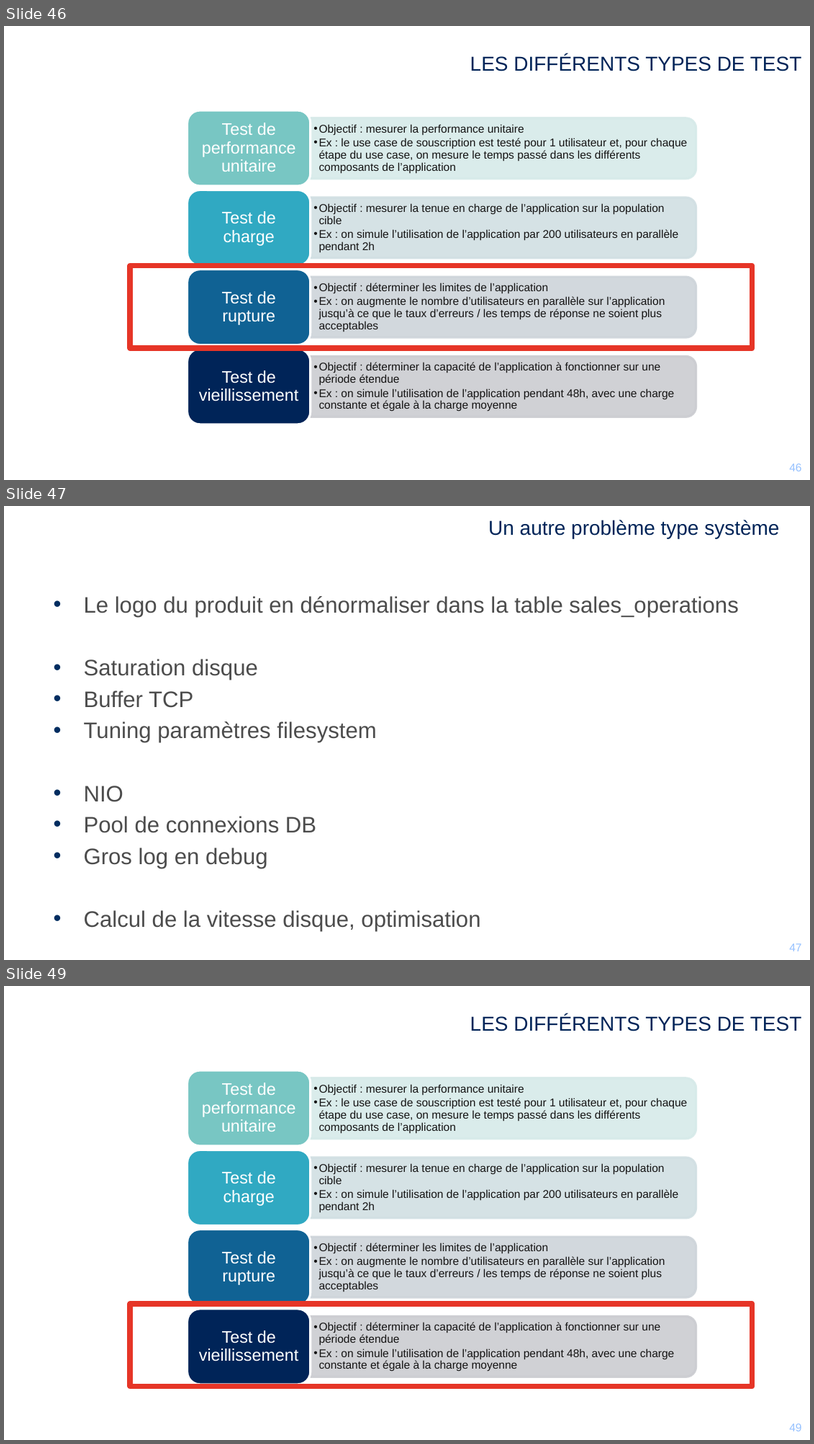
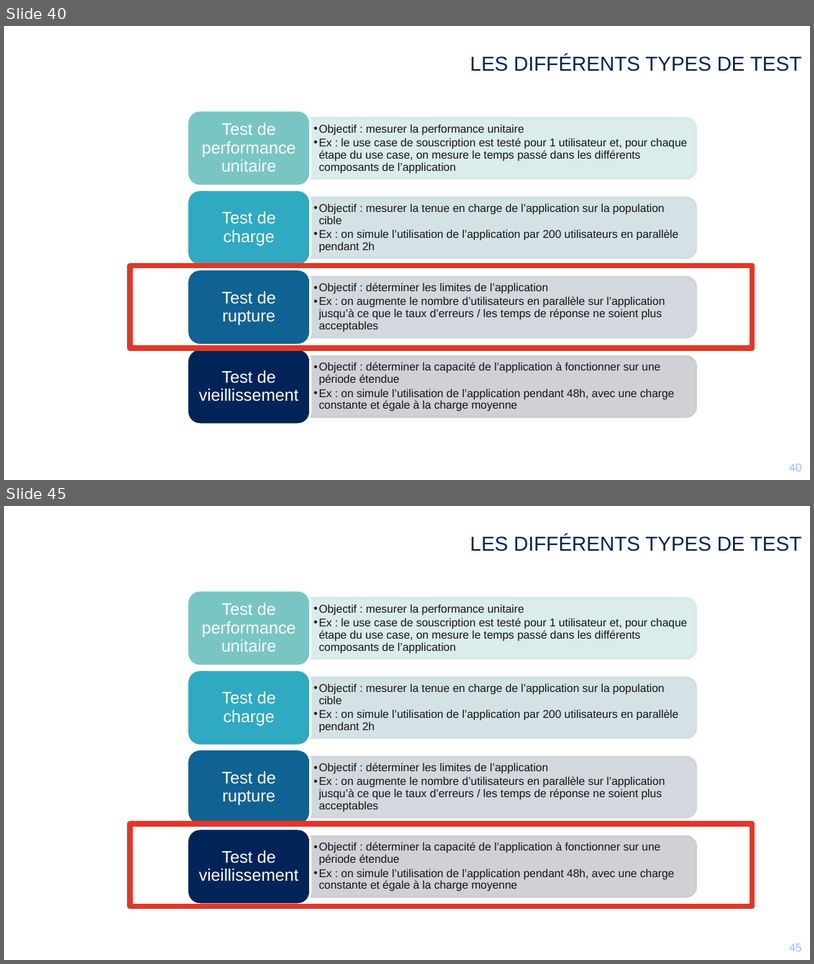
Before and after one commit to mikrob/perfuniversity, a slide deck: PerfUniversity.pptx. Shown one above the other, each under a label of ours: slides 46, 47 and 49 before the commit, slides 40 and 45 after it; the slides between them are not shown. The pictures are 814x1444 and 814x964 pixels, drawn with LibreOffice and Linux fonts; fonts in the diff are those of the drawing; background and template pictures are left out. Boxes give left, top, right and bottom in pixels: in the first picture for what was removed or moved away, otherwise in the second. Text is boxed around its words. In the diff, an @@ line names an element or a change of style, - is before the commit and + after.

```diff
--- a/PerfUniversity.pptx
+++ b/PerfUniversity.pptx
@@ slide 47 removed at (x1=4, y1=506, x2=810, y2=960), background picture (left out); not listed: 2 template elements that a slide beside it also shows @@
@@ title removed at (x1=489, y1=520, x2=779, y2=538) @@
-Un autre problème type système
@@ text removed at (x1=84, y1=596, x2=738, y2=931) @@
-• Le logo du produit en dénormaliser dans la table sales_operations
-• Saturation disque
-• Buffer TCP
-• Tuning paramètres filesystem
-• NIO
-• Pool de connexions DB
-• Gros log en debug
-• Calcul de la vitesse disque, optimisation
@@ what was slide 46 is now slide 40 @@
@@ page number at (x1=790, y1=463, x2=802, y2=471): text changed @@
-46
+40
@@ what was slide 49 is now slide 45 @@
@@ page number at (x1=790, y1=943, x2=802, y2=951): text changed @@
-49
+45
```
Also in this commit, not shown: 14 slides changed, 8 slides added, 11 other slides removed.
